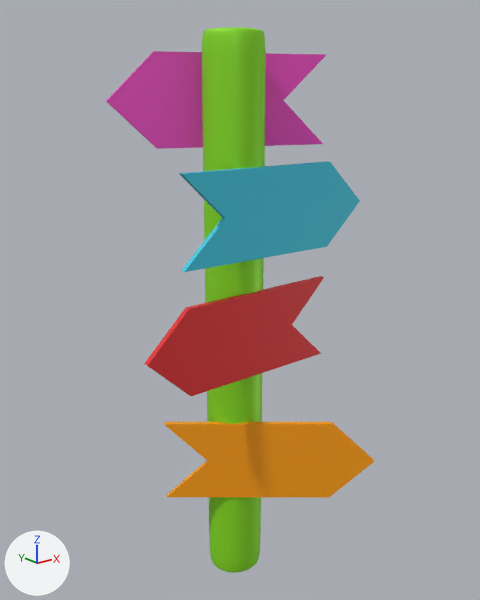
An edit to the FBX model Assets/Modelos_3D/Enviroment/Placas.fbx, drawn before and after from the same camera.
Camera for both pictures: a 50 mm lens placed at (-9.68, -12.33, 5.6), pointed at (0.06, -0.15, 0.73). The axes (+X, +Y, +Z) are drawn at lower left. The lights are the same throughout. The first picture is the older version. Where no turn or scale is listed for an object, it has been applied to the vertices.

The older version as bpy lines, for what is in view:
```python
me_cube_003 = bpy.data.meshes.new('Cube.003')
me_cube_003.from_pydata(...)  # 3890 vertices, 3880 faces; spans x -2.82..3.55, y -2.06..2.35, z -3.52..10.28
# faces by material slot: [10, 3840, 10, 10, 10]
me_cube_003.materials.append(mat_material_005)  # orange #ffa000
me_cube_003.materials.append(mat_material_001)  # green #8fe724
me_cube_003.materials.append(mat_material_004)  # red #e72f32
me_cube_003.materials.append(mat_material_003)  # cyan #41cee7
me_cube_003.materials.append(mat_material_002)  # pink #fa50ce
ob_cube_002 = bpy.data.objects.new('Cube.002', me_cube_003)
ob_cube_002.location = (-0.15, -0.74, -3.36)
```
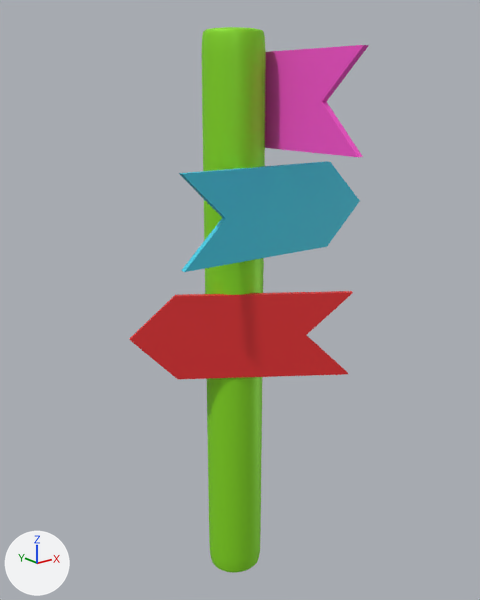
Where the newer file only moved an object's origin or applied its transform, the numbers keep the older frame.

Edits to the bpy script that builds the scene:
```text
Change me_cube_003:
    used by ob_cube_002; location = (-0.15, -0.74, -3.36)
    remove me_cube_003.from_pydata(...)  # 3890 vertices, 3880 faces; spans x -2.82..3.55, y -2.06..2.35, z -3.52..10.28
    remove me_cube_003.materials.append(mat_material_005)  # orange #ffa000
    add me_cube_003.from_pydata(...)  # 3878 vertices, 3870 faces; spans x -2.34..3.55, y -2.47..2.84, z -3.52..10.28
    me_cube_003 part 1: the loose piece of 12 vertices spanning x -2.82..2.48, y -0.04..0.1, z 2.31..4.41 is turned -34.6 degrees about the z axis through the mesh origin
    me_cube_003 part 2: the loose piece of 12 vertices spanning x -2.25..2.79, y 0.42..2.35, z 7.71..9.82 is turned -71.5 degrees about the z axis through its middle, then moved by (0.65, -1.2, 0.0)
    me_cube_003 part 3: the loose piece of 12 vertices spanning x -1.68..2.54, y -2.06..1.37, z -1.05..1.05 is deleted
```

Boxes (x1, y1, x2, y2) around the edits, measured in the pictures (480 x 600 px; the box of a moved part takes in the faces that stretch with it):
'Cube.002', reshaped (11% narrower)
    before: (106, 27, 374, 573)
    after: (130, 27, 369, 573)
part 1 of me_cube_003, moved or reshaped
    before: (144, 276, 324, 396)
    after: (130, 291, 353, 379)
part 2 of me_cube_003, moved or reshaped
    before: (106, 51, 326, 149)
    after: (265, 45, 369, 157)
part 3 of me_cube_003, deleted (orange)
    before: (164, 422, 374, 497)
